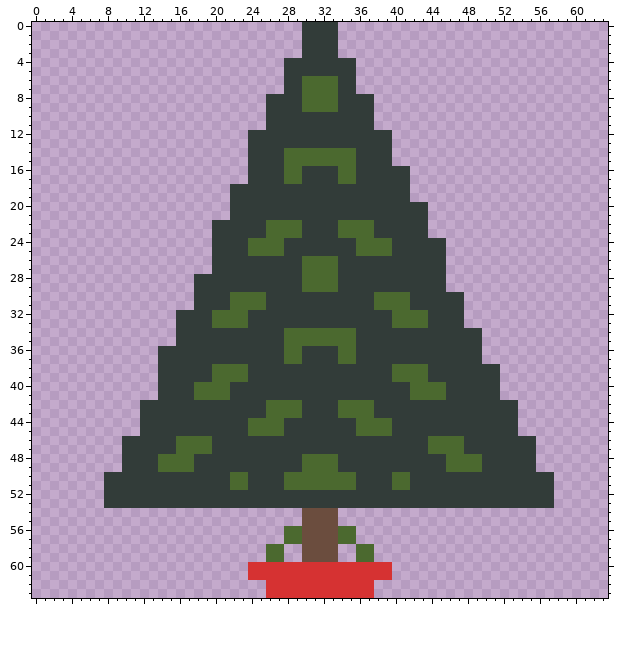
A pixel-art file gets an edit: assets/tree/tree.aseprite. Above, as it was before the edit.
64x64 pixels, 1 frame.
The same view after the edit:
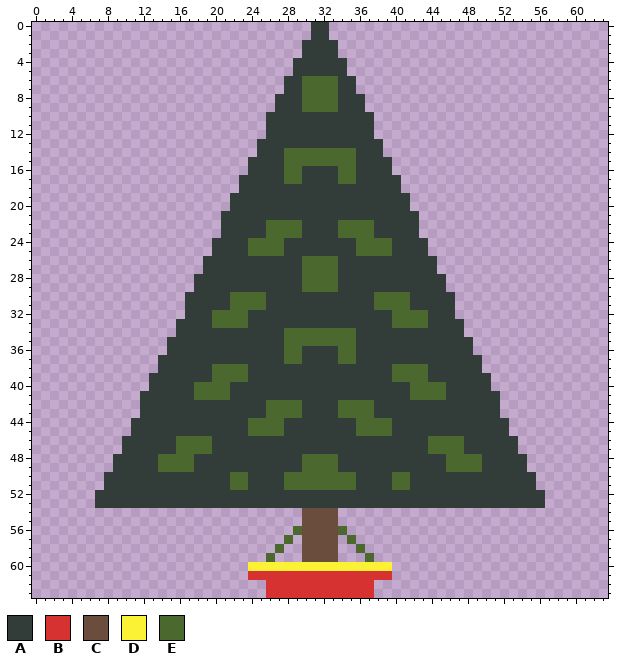
Palette (. is transparent): A #323c39  B #d63232  C #6b4d3e  D #fbf236  E #4b692f
Edits made:
y 0..1: x 30 A -> .; x 33 A -> .
y 4..5: x 28 A -> .; x 35 A -> .
y 8..9: x 26 A -> .; x 37 A -> .
y 12: x 24..25 AA -> ..; x 38..39 AA -> ..
y 13..14: x 24 A -> .; x 39 A -> .
y 16: x 40..41 AA -> ..
y 17: x 23 . -> A; x 41 A -> .
y 18: x 22 A -> .; x 41 A -> .
y 20: x 42..43 AA -> ..
y 21: x 21 . -> A; x 43 A -> .
y 22..23: x 20 A -> .; x 43 A -> .
y 24..25: x 44..45 AA -> ..
y 26..27: x 19 . -> A; x 45 A -> .
y 30..31: x 17 . -> A; x 47 A -> .
y 32: x 16 A -> .; x 47 A -> .
y 34: x 48..49 AA -> ..
y 35: x 15 . -> A; x 49 A -> .
y 36: x 14 A -> .; x 49 A -> .
y 38: x 50..51 AA -> ..
y 39..40: x 13 . -> A; x 51 A -> .
y 41: x 12..13 .. -> AA
y 42..43: x 52..53 AA -> ..
y 44..45: x 11 . -> A; x 53 A -> .
y 46..47: x 54..55 AA -> ..
y 48..49: x 9 . -> A; x 55 A -> .
y 50..51: x 56..57 AA -> ..
y 52..53: x 7 . -> A; x 57 A -> .
y 56: x 28 E -> .; x 35 E -> .
y 57: x 29 E -> .; x 34 E -> .
y 58: x 26 E -> .; x 37 E -> .
y 59: x 27 E -> .; x 36 E -> .
y 60: x 24..39 BBBBBBBBBBBBBBBB -> DDDDDDDDDDDDDDDD
